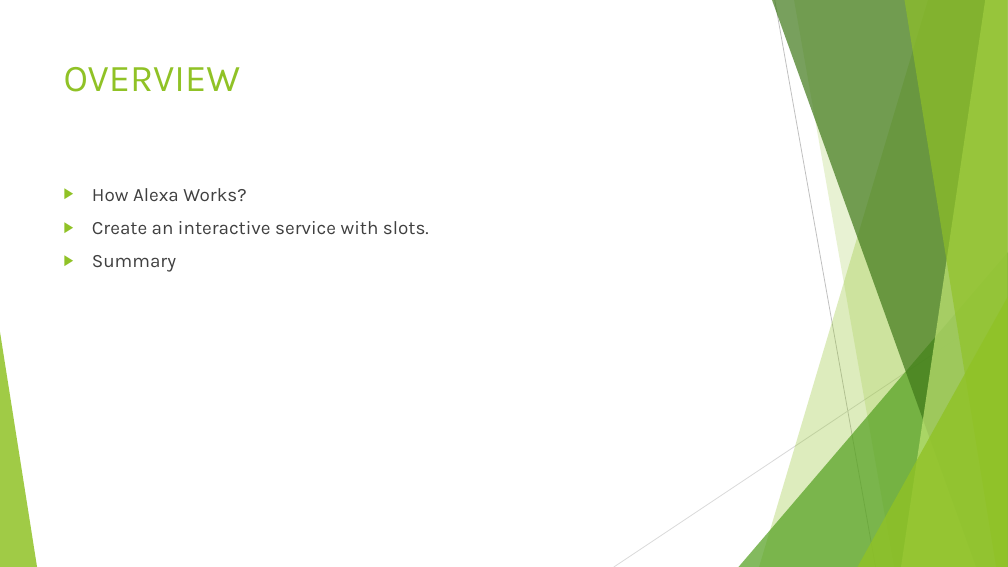
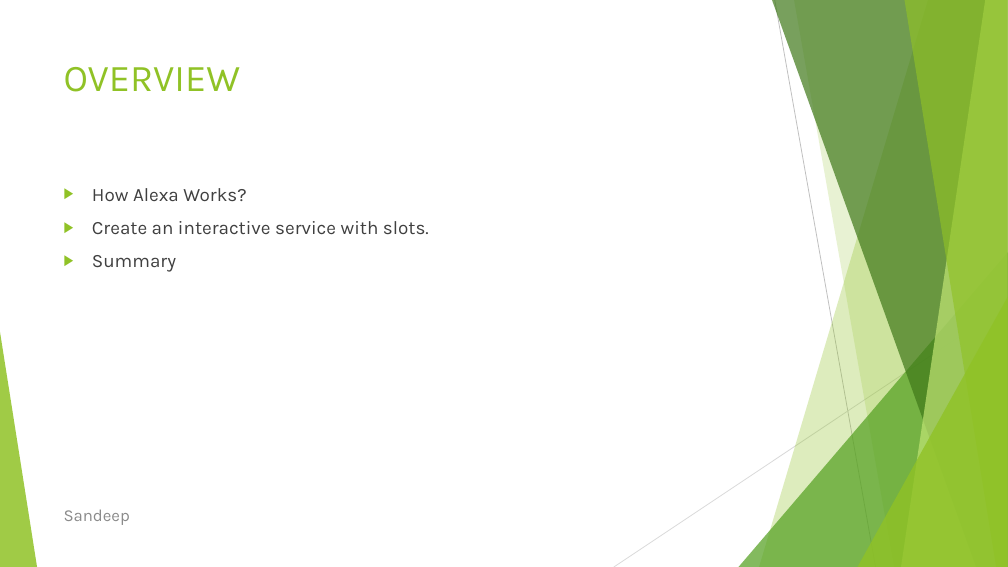
Before and after one commit to Sampath2609/Workshop02, a slide deck: slide 2 of .NETPresentation.pptx. Drawn at 1008x567 pixels with LibreOffice and Linux fonts; fonts in the diff are those of the drawing. Boxes give left, top, right and bottom in pixels: in the first picture for what was removed or moved away, otherwise in the second. Text is boxed around its words. In the diff, an @@ line names an element or a change of style, - is before the commit and + after.

```diff
--- a/.NETPresentation.pptx
+++ b/.NETPresentation.pptx
@@ text added at (64,509,130,525), 16 pt, text #8C8C8C @@
+Sandeep
```
Also in this commit, not shown: 12 other slides changed, 2 slides added.
